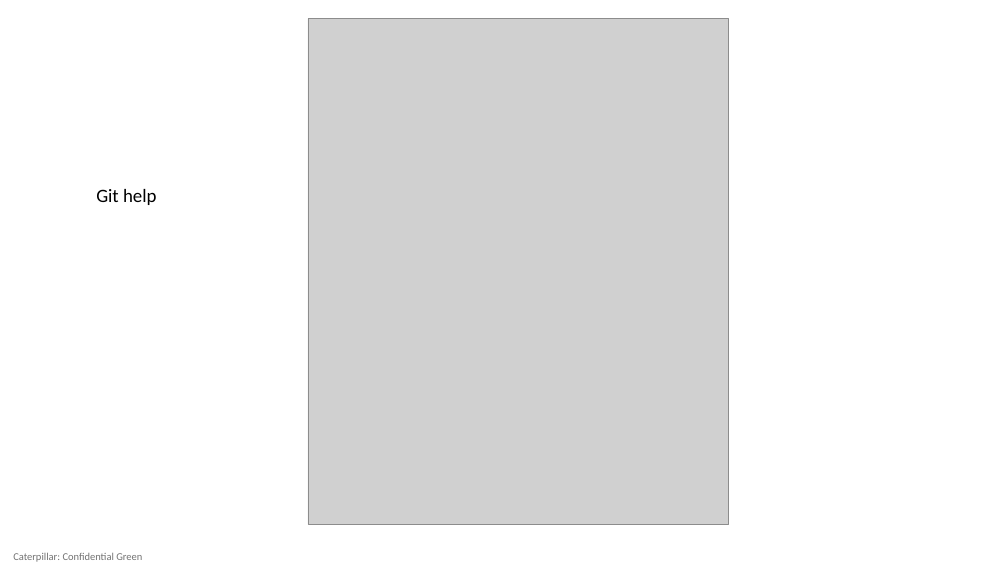
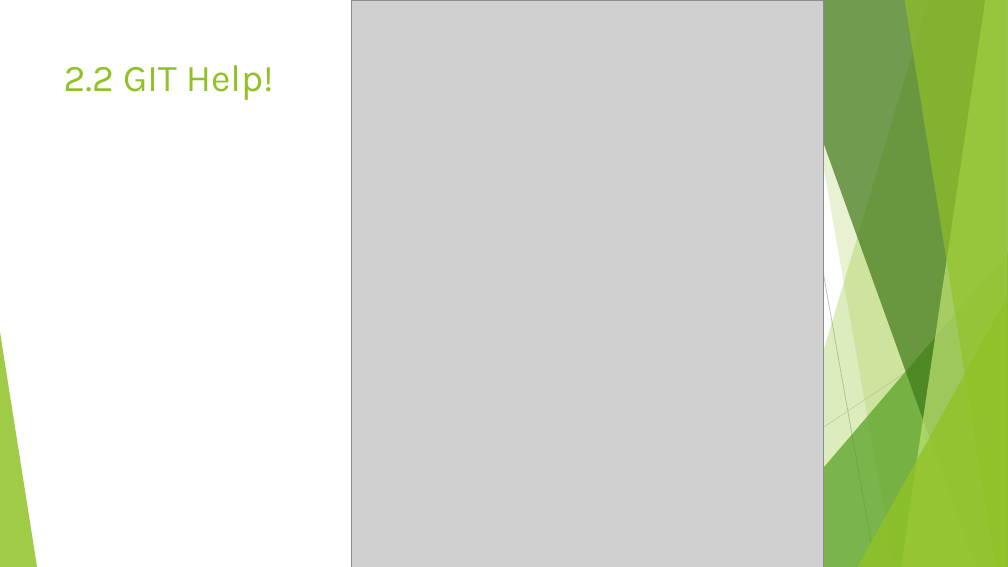
Before and after one commit to AydinGizem/teaching-github, a slide deck: slide 6 of GIT for beginners.pptx (slide 5 before the commit). Drawn at 1008x567 pixels with LibreOffice and Linux fonts; fonts in the diff are those of the drawing; grey boxes stand for pictures. Boxes give left, top, right and bottom in pixels: in the first picture for what was removed or moved away, otherwise in the second. Text is boxed around its words. In the diff, an @@ line names an element or a change of style, - is before the commit and + after.

```diff
--- a/GIT for beginners.pptx
+++ b/GIT for beginners.pptx
@@ picture: place and size @@
-picture at [308,19,728,525]
+picture at [352,0,823,567]
@@ title added at [64,65,274,100], 36 pt, text #90C226 @@
+2.2 GIT Help!
@@ text removed at [96,189,157,205] @@
-Git help
@@ group added at [0,0,1008,567]: 5 freeform shapes, 3 triangles, 2 lines @@
@@ text removed at [13,553,142,562] @@
-Caterpillar: Confidential Green
```
Also in this commit, not shown: 8 other slides changed, 8 slides added, 2 slides removed, 1 other file.
